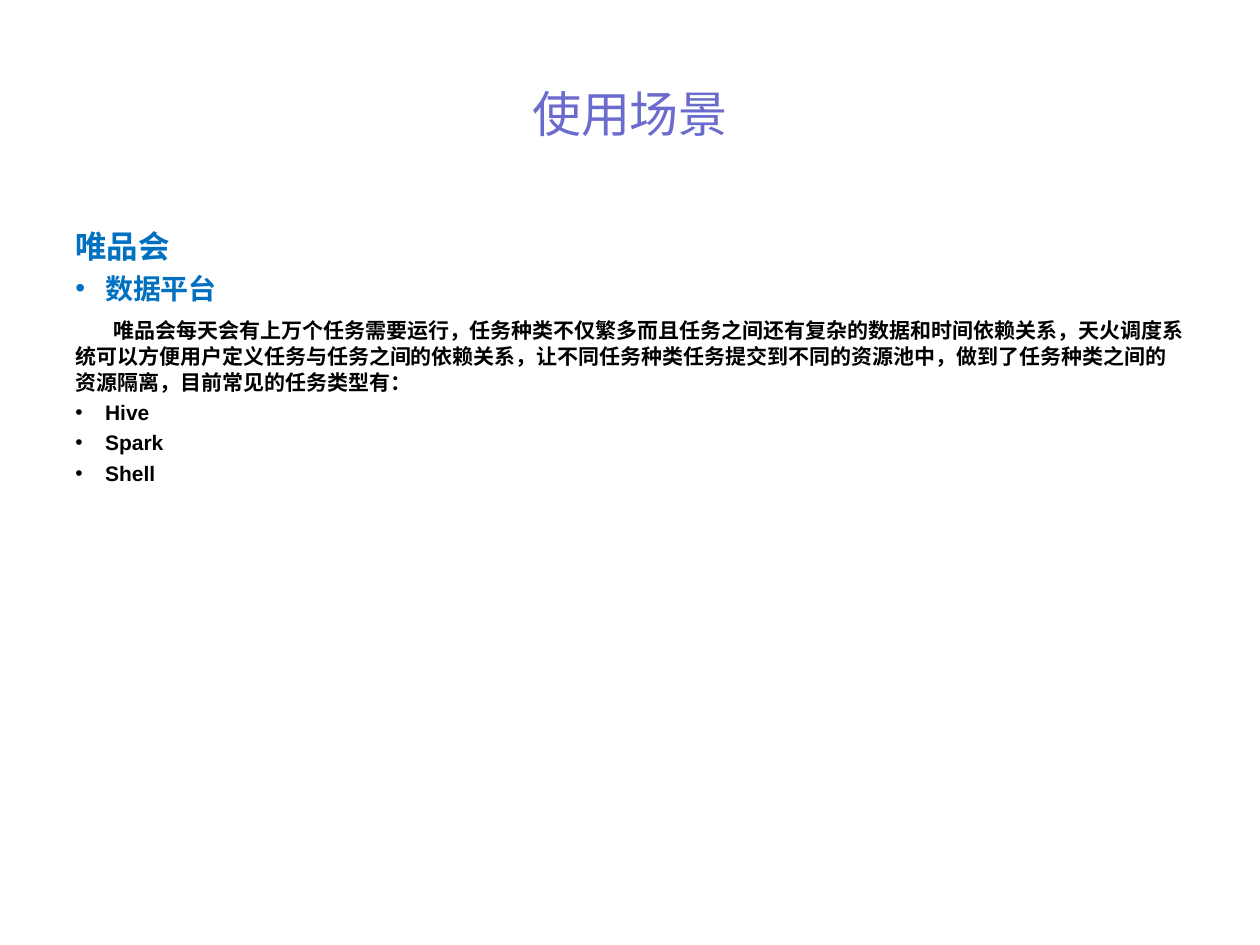
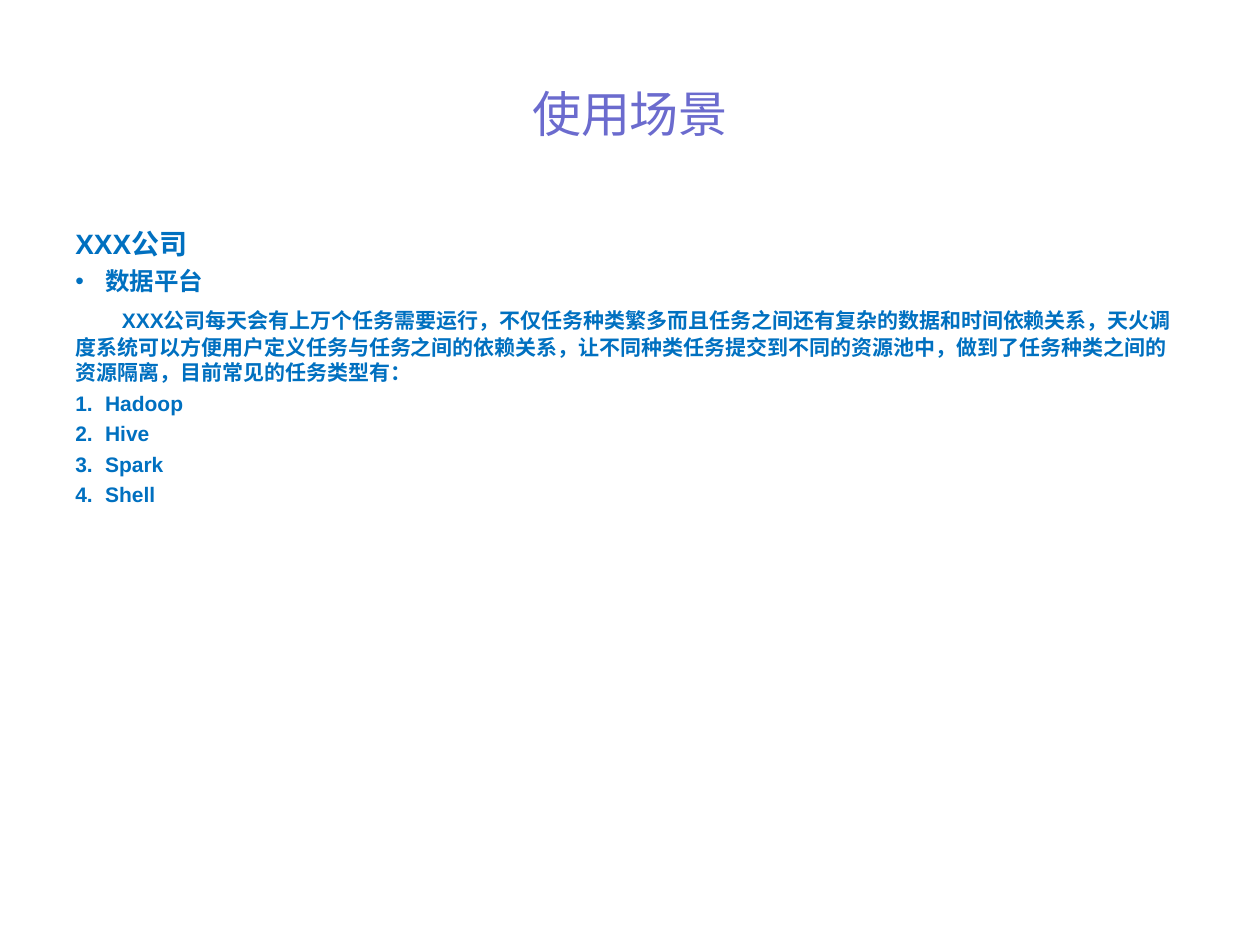
Before and after one commit to ylpu/distribute-scheduler, a slide deck: slide 11 of files/dis-scheduler.ppt. Drawn at 1260x945 pixels with LibreOffice and Linux fonts; fonts in the diff are those of the drawing. Boxes give left, top, right and bottom in pixels: in the first picture for what was removed or moved away, otherwise in the second. Text is boxed around its words. In the diff, an @@ line names an element or a change of style, - is before the commit and + after.

```diff
--- a/files/dis-scheduler.ppt
+++ b/files/dis-scheduler.ppt
@@ text at (75, 232, 187, 257): text changed; size 18 to 16 pt @@
-唯品会
+XXX公司
@@ text at (105, 269, 203, 503): size 16 to 14 pt in "数据平台"; text colour #000000 to #0070C0 in "Hive", "Spark", "Shell"; bullet • to 1.; bullet colour #000000 to #0070C0 @@
@@ text at (75, 312, 1171, 415): text changed; text colour #000000 to #0070C0 @@
-唯品会每天会有上万个任务需要运行，任务种类不仅繁多而且任务之间还有复杂的数据和时间依赖关系，天火调度系统可以方便用户定义任务与任务之间的依赖关系，让不同任务种类任务提交到不同的资源池中，做到了任务种类之间的资源隔离，目前常见的任务类型有：
+XXX公司每天会有上万个任务需要运行，不仅任务种类繁多而且任务之间还有复杂的数据和时间依赖关系，天火调度系统可以方便用户定义任务与任务之间的依赖关系，让不同种类任务提交到不同的资源池中，做到了任务种类之间的资源隔离，目前常见的任务类型有：
+1. Hadoop
```
Also in this commit, not shown: 6 other slides changed, 4 other files.
